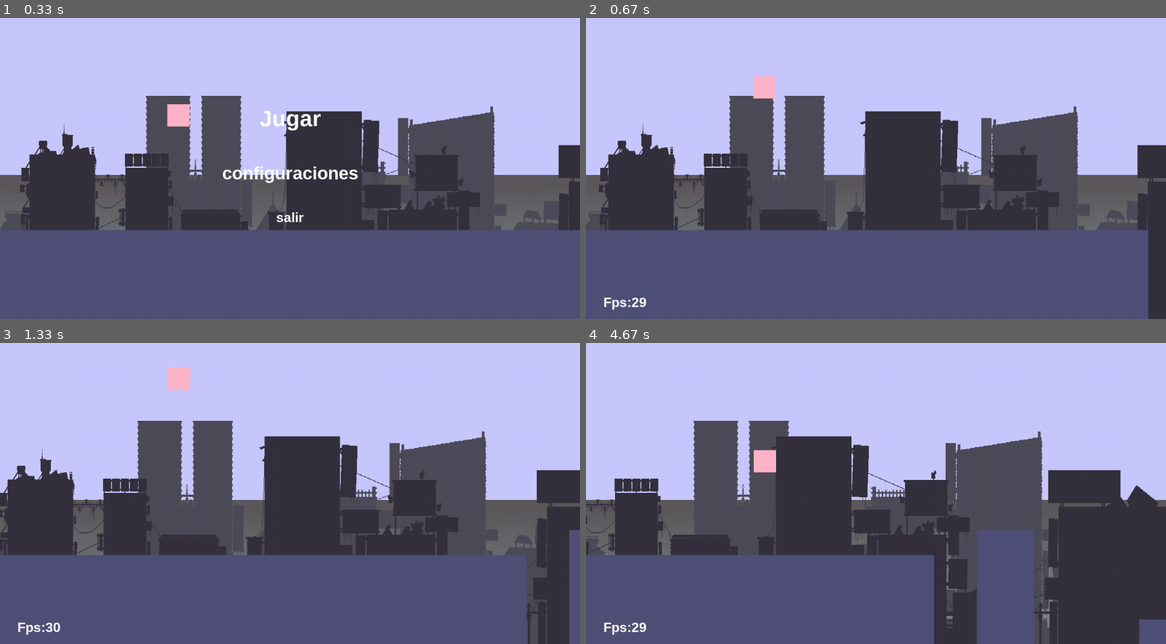
Above: before the commit, frames 1-4 (two rows, left to right).
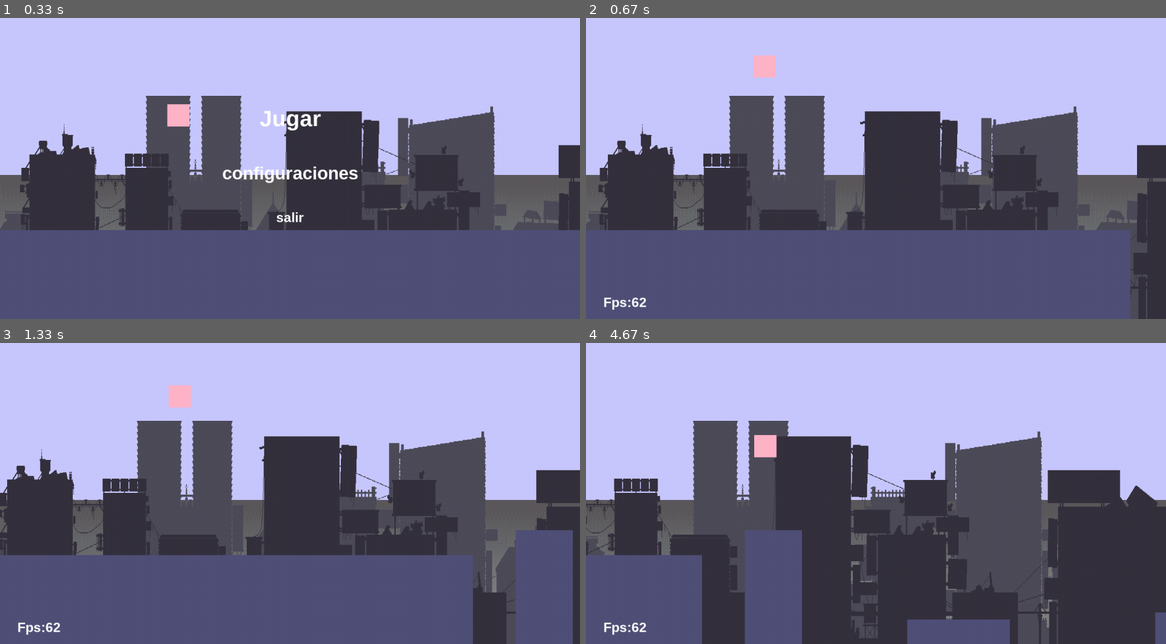
Above: after the commit, the same moments.

Repository: betra0/pygame3
Game: pygame game, started from main.py
Same seed, same stepped clock (60 frames per second), same inputs: the game is played once before the commit and once after it.
Inputs (mouse positions are in pixels of both pictures, inside the frame that each line leads up to):
- Up to frame 1 (0.33 s): no input
- Up to frame 2 (0.67 s): tap Space at 0.33 s
- Up to frame 3 (1.33 s): hold D 0.67-1.13 s; move the mouse to (290, 490) at 0.7 s; tap Space at 0.73, 1.03 s
- Up to frame 4 (4.67 s): hold D 1.5-1.97 s; tap Space at 1.57, 1.87, 2.07, 2.37, 2.63, 2.93, 3.47, 3.77, 4.13, 4.43, 4.63 s; hold A 2-2.53 s; hold A 2.57-2.97 s; hold D 3.4-4.03 s; hold A 4.07-4.53 s; hold D from 4.57 s (still down)

Frame 1 is identical in both runs. In frame 2, 1.9% of the frame differs, in the area x 2-98%, y 12-100%; in frame 3, 6.7%; in frame 4, 15%, in the area x 0-100%, y 25-100%.

Commit message:
antes de algunos cambios a class

Diff:
--- a/game.py
+++ b/game.py
@@ -90,7 +90,7 @@
                 print(" ")
                 self.pausa()
 
-            retardo = self.limitfps.tick(30)
+            retardo = self.limitfps.tick(60)
             #print("retardo agregado", retardo)
 
     def pausa(self):
@@ -191,7 +191,6 @@
                 #print(self.jugador1.rect.right-10, suelo.rect.left, "      ",self.jugador1.rect.left-10, suelo.rect.right)
                 if  self.jugador1.rect.right-10 > suelo.rect.left:
 
-                    print(("se  logro"))
                     self.jugador1.posy -= self.jugador1.rect.bottom  - suelo.rect.top
                     self.jugador1.savepos()
                     self.jugador1.obtenerpisoinfo(suelo)
@@ -226,7 +225,6 @@
 
     def statusobjet(self):
         if self.jugador1.statuskill():
-            print("hello")
             self.run = False
     def killgroup (self, grupo):
         for uno in grupo:
